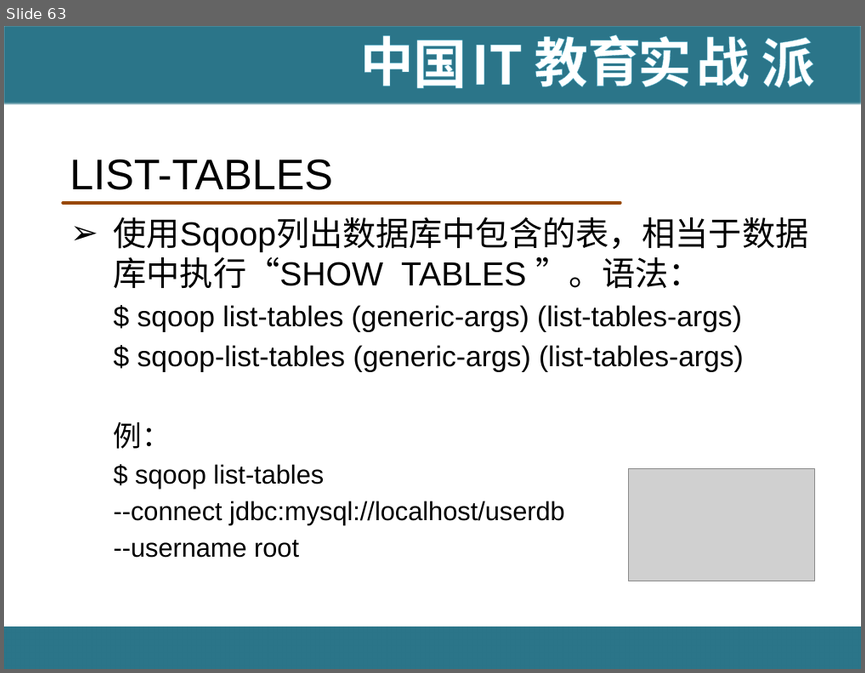
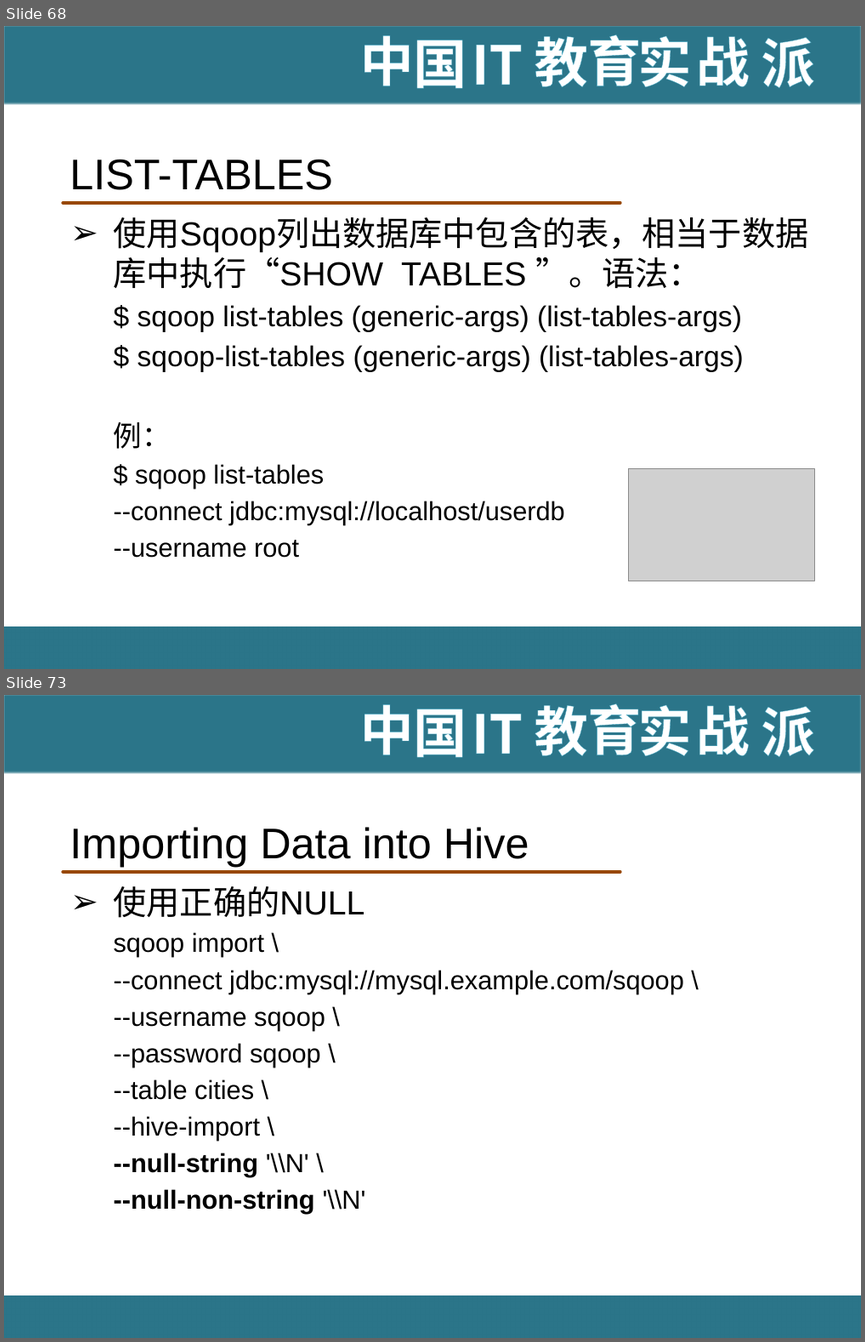
Before and after one commit to hanningxiao/BigData, a slide deck: [IT18掌www.it18zhang.com]Sqoop.pptx. Shown one above the other, each under a label of ours: slide 63 before the commit, slides 68 and 73 after it; the slides between them are not shown. The pictures are 865x673 and 865x1342 pixels, drawn with LibreOffice and Linux fonts; fonts in the diff are those of the drawing; grey boxes stand for pictures; background and template pictures are left out. Boxes give left, top, right and bottom in pixels: in the first picture for what was removed or moved away, otherwise in the second. Text is boxed around its words. In the diff, an @@ line names an element or a change of style, - is before the commit and + after.

Commit message:
update Sqoop

```diff
--- a/[IT18掌www.it18zhang.com]Sqoop.pptx
+++ b/[IT18掌www.it18zhang.com]Sqoop.pptx
@@ slide 73 added at [4,695,861,1338], background #FFFFFF; not listed: 11 template elements that a slide beside it also shows @@
@@ title added at [69,827,529,867], 36 pt, text #000000 @@
+Importing Data into Hive
@@ text added at [114,886,684,1213], 22 pt, text #000000 @@
+➢ 使用正确的NULL
+  sqoop import \
+  --connect jdbc:mysql://mysql.example.com/sqoop \
+  --username sqoop \
+  --password sqoop \
+  --table cities \
+  --hive-import \
+  --null-string '\\N' \
+  --null-non-string '\\N'
@@ what was slide 63 is now slide 68 @@
```
Also in this commit, not shown: 1 slide changed, 12 other slides added.
